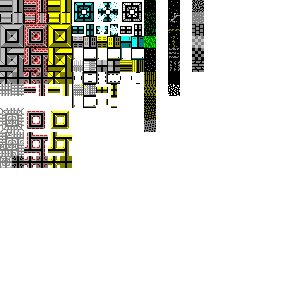
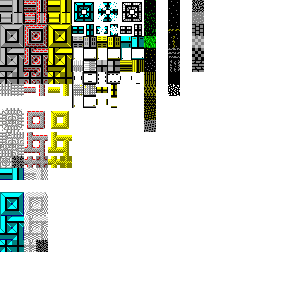
Layer changes from the first 288px x 300px image to the second:
painted on "tiles" over [0, 12, 180, 252]
